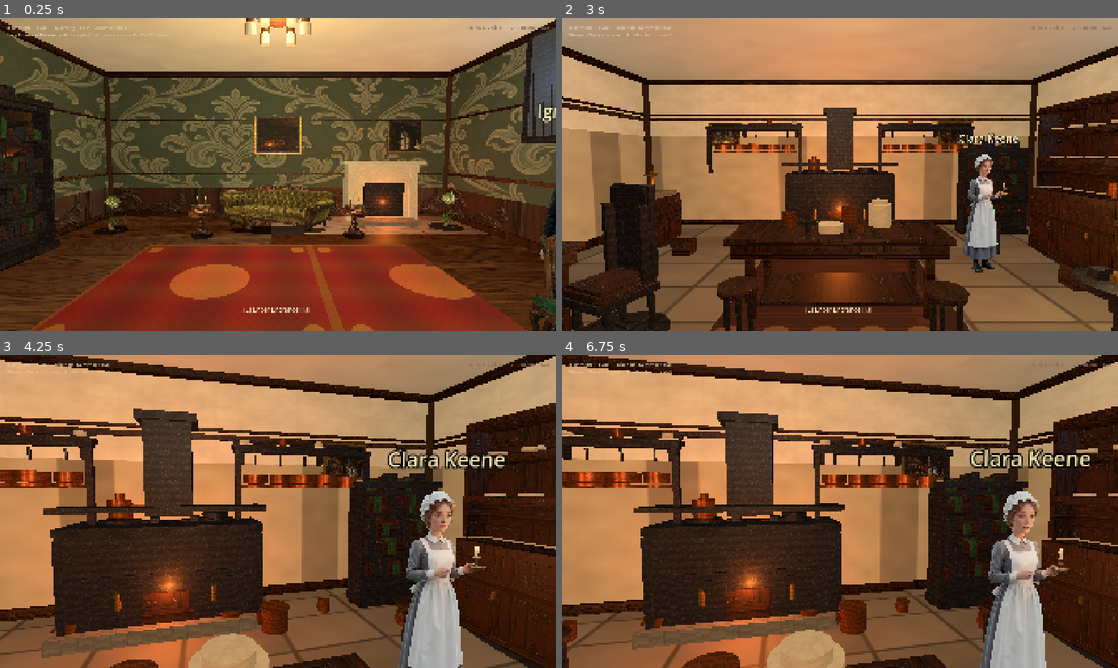
Above: before the commit, frames 1-4 (two rows, left to right).
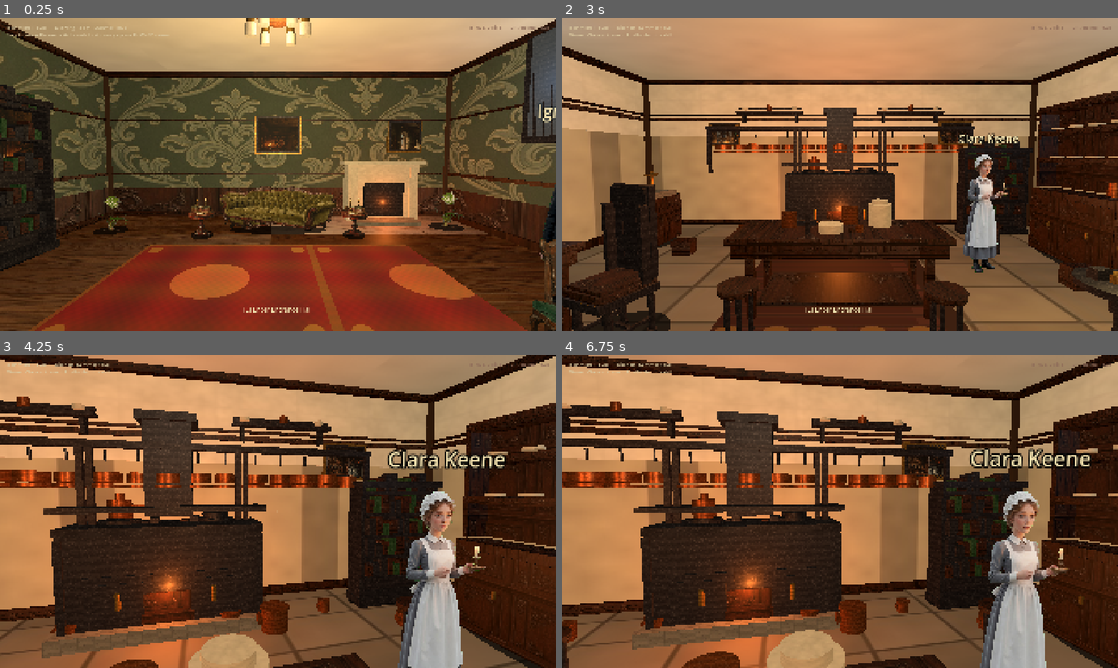
Above: after the commit, the same moments.

Repository: drakewing-eng/aetheric-engine
Game: Godot game, scene res://scenes/fps_main.tscn
Same seed, same stepped clock (60 frames per second), same inputs: the game is played once before the commit and once after it.
Inputs (mouse positions are in pixels of both pictures, inside the frame that each line leads up to):
- Up to frame 1 (0.25 s): no input
- Up to frame 2 (3 s): tap Enter at 0.5 s; move the mouse to (867, 174) at 0.52 s; hold E (interact) 0.53-1.28 s; hold W (move_forward) from 0.53 s (still down); click (867, 174) at 0.67 s; move the mouse to (812, 174) at 1.27 s; tap E (interact) at 1.35, 2, 2.85 s; move the mouse to (851, 168) at 2.02 s; hold E (interact) 2.03-2.78 s; move the mouse to (834, 180) at 2.77 s; click (834, 180) at 2.92 s
- Up to frame 3 (4.25 s): keep holding W (move_forward); move the mouse to (316, 514) at 3.52 s; hold E (interact) from 3.53 s (still down)
- Up to frame 4 (6.75 s): tap Enter at 4.25 s; move the mouse to (795, 508) at 4.27 s; release E (interact) at 4.28 s; tap E (interact) at 4.35, 5.85 s; tap Space at 5 s; move the mouse to (845, 511) at 5.02 s; hold E (interact) 5.03-5.78 s; click (845, 511) at 5.17 s; move the mouse to (817, 505) at 5.77 s; release W (move_forward) at 5.78 s; hold D (move_right) 5.78-6.53 s; move the mouse to (867, 511) at 6.52 s; hold W (move_forward) from 6.53 s (still down); hold E (interact) from 6.53 s (still down)

The runs differ from the first frame. In frame 1, 1.9% of the frame differs, in the area x 19-100%, y 53-100%; in frame 2, 1.4%; in frame 3, 3.9%; in frame 4, 4.0%, in the area x 0-63%, y 14-54%.

Commit message:
visual loop 26: furniture sinks, plant alpha, conservatory full dado, kitchen shelves up, gallery cooler light

Diff:
--- a/aetheric-engine-godot/scripts/fps_props.gd
+++ b/aetheric-engine-godot/scripts/fps_props.gd
@@ -1228,9 +1228,9 @@
 	else:
 		mat.albedo_color = MAHOGANY
 	mat.transparency = BaseMaterial3D.TRANSPARENCY_ALPHA_SCISSOR
-	# Plants: lower scissor keeps pale stem/mid-frond links (high scissor caused floating crowns)
+	# Plants: low scissor keeps stem links; furniture cards keep cleaner cutouts
 	var is_plant_card := tex_path.find("plant_") >= 0
-	mat.alpha_scissor_threshold = 0.32 if is_plant_card else (0.48 if (face_camera or cross_planes) else 0.45)
+	mat.alpha_scissor_threshold = 0.28 if is_plant_card else 0.48
 	mat.cull_mode = BaseMaterial3D.CULL_DISABLED
 	mat.shading_mode = BaseMaterial3D.SHADING_MODE_PER_PIXEL
 	mat.texture_filter = BaseMaterial3D.TEXTURE_FILTER_LINEAR_WITH_MIPMAPS
--- a/aetheric-engine-godot/scripts/fps_rooms.gd
+++ b/aetheric-engine-godot/scripts/fps_rooms.gd
@@ -59,7 +59,7 @@
 				"texture": PROP_DIR + "desk.png",
 				"width": 2.6,
 				"height": 1.15,
-				"sink": 0.12,
+				"sink": 0.16,
 			},
 			{
 				"kind": "billboard_prop",
@@ -68,7 +68,7 @@
 				"texture": PROP_DIR + "chair.png",
 				"width": 1.1,
 				"height": 1.35,
-				"sink": 0.1,
+				"sink": 0.14,
 			},
 			{
 				"kind": "billboard_prop",
@@ -77,7 +77,7 @@
 				"texture": PROP_DIR + "sofa.png",
 				"width": 1.65,
 				"height": 1.2,
-				"sink": 0.1,
+				"sink": 0.14,
 			},
 			{
 				"kind": "billboard_prop",
@@ -86,7 +86,7 @@
 				"texture": PROP_DIR + "armchair.png",
 				"width": 0.75,
 				"height": 1.15,
-				"sink": 0.08,
+				"sink": 0.12,
 			},
 			{
 				"kind": "billboard_prop",
@@ -95,7 +95,7 @@
 				"texture": PROP_DIR + "side_table.png",
 				"width": 0.55,
 				"height": 0.9,
-				"sink": 0.08,
+				"sink": 0.12,
 			},
 			{
 				"kind": "billboard_prop",
@@ -104,7 +104,7 @@
 				"texture": PROP_DIR + "side_table.png",
 				"width": 0.55,
 				"height": 0.9,
-				"sink": 0.08,
+				"sink": 0.12,
 			},
 			# Mesh armchair for a second seating angle (richer 3D silhouette)
 			{"kind": "armchair", "pos": [2.1, 0.0, 2.15], "yaw": -145.0},
@@ -282,8 +282,9 @@
 		"wainscot": TEX + "wainscot_gallery.jpg",
 		"floor_texture": TEX + "floor_gallery.jpg",
 		"floor_color": Color(0.16, 0.12, 0.09),
-		"light_energy": 1.05,
-		"light_color": Color(0.88, 0.85, 0.78),
+		"light_energy": 0.95,
+		"light_color": Color(0.85, 0.9, 0.95),
+		"wainscot_height": 1.25,
 		"walls": {},
 		"features": [
 			{"kind": "door_frame", "pos": [-7.85, 1.35, 0.0], "yaw": 90.0, "width": 1.6, "height": 2.5},
@@ -751,10 +752,11 @@
 			{"kind": "bookshelf", "pos": [3.5, 0.0, -2.5], "yaw": -90.0, "width": 1.2, "height": 1.6},
 			{"kind": "stool", "pos": [1.5, 0.0, 2.2], "yaw": -30.0},
 			# Plate rails sit just above tall wainscot
-			{"kind": "wall_shelf", "pos": [-1.5, 0.0, 3.5], "yaw": 180.0, "width": 1.4, "shelf_y": 2.25},
-			{"kind": "wall_shelf", "pos": [1.5, 0.0, 3.5], "yaw": 180.0, "width": 1.4, "shelf_y": 2.25},
-			{"kind": "wall_shelf", "pos": [-3.9, 0.0, 0.0], "yaw": 90.0, "width": 2.2, "shelf_y": 2.2},
-			{"kind": "wall_shelf", "pos": [3.9, 0.0, -0.5], "yaw": -90.0, "width": 2.0, "shelf_y": 2.2},
+			{"kind": "wall_shelf", "pos": [-1.5, 0.0, 3.5], "yaw": 180.0, "width": 1.4, "shelf_y": 2.55},
+			{"kind": "wall_shelf", "pos": [1.5, 0.0, 3.5], "yaw": 180.0, "width": 1.4, "shelf_y": 2.55},
+			{"kind": "wall_shelf", "pos": [-3.9, 0.0, 0.0], "yaw": 90.0, "width": 2.2, "shelf_y": 2.5},
+			{"kind": "wall_shelf", "pos": [3.9, 0.0, -0.5], "yaw": -90.0, "width": 2.0, "shelf_y": 2.5},
+			{"kind": "pot_rack", "pos": [0.0, 0.0, 3.35], "yaw": 0.0},
 		],
 		"doors": [
 			{
